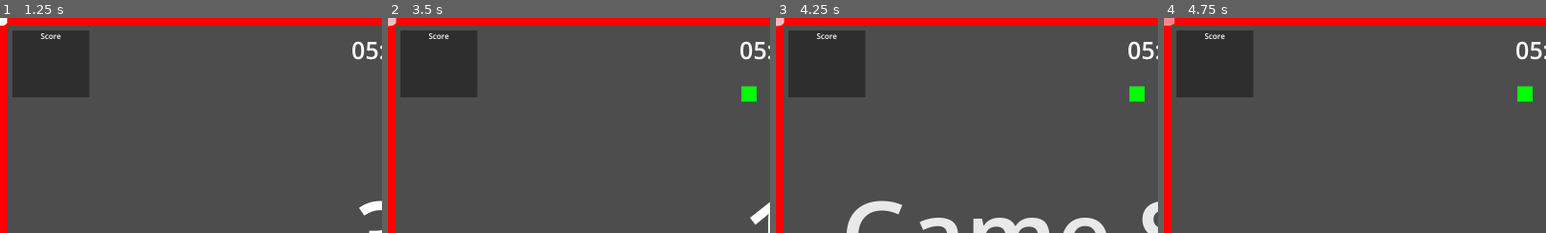
Above: before the commit, frames 1-4 (left to right).
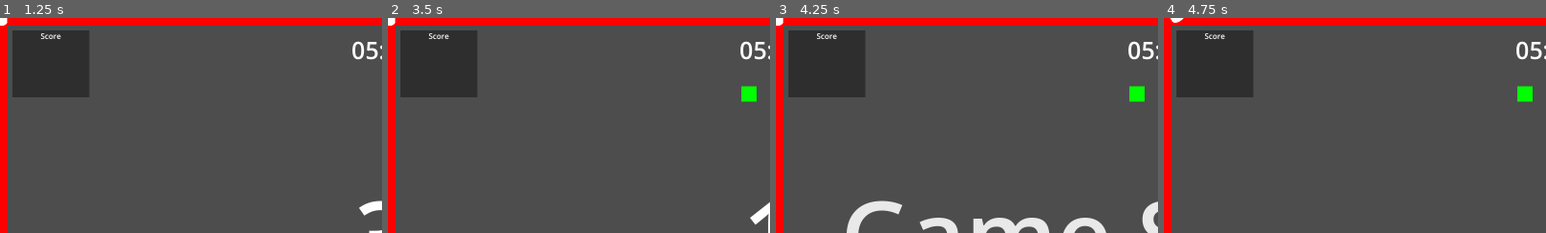
Above: after the commit, the same moments.

Repository: Ozymandias1/godot_snake_game
Game: Godot game, scene res://Scenes/Templates/game_level.tscn
The game is run twice, just before and just after one commit, with the same random seed, the same clock (stepped at 60 frames per second) and the same inputs. This scene is started directly instead of the project's main scene.
Inputs (mouse positions are % of the whole screen's width and height, from its top left):
- Up to frame 1 (1.25 s): click "Start Game" at 0.5 s
- Up to frame 2 (3.5 s): tap Enter at 1.25 s; move the mouse to (72, 45) at 1.27 s; hold D (Steer Right) 1.28-2.03 s; tap T (TestKey) at 1.35, 2.3, 2.85 s; click (72, 45) at 1.42 s; move the mouse to (30, 55) at 2.02 s; hold A (Steer Left) 2.03-2.78 s; tap W (Boost) at 2.1 s; move the mouse to (60, 28) at 2.77 s; hold D (Steer Right) from 2.78 s (still down)
- Up to frame 3 (4.25 s): keep holding D (Steer Right); tap Space at 3.5 s; move the mouse to (45, 70) at 3.52 s; tap T (TestKey) at 3.6 s; click (45, 70) at 3.67 s
- Up to frame 4 (4.75 s): move the mouse to (80, 65) at 4.27 s; release D (Steer Right) at 4.28 s; hold A (Steer Left) from 4.28 s (still down); hold W (Boost) from 4.28 s (still down); tap T (TestKey) at 4.55 s
The pictures show only the part of the screen within x 0-50%, y 0-50%; the shares and areas given below are measured in that part.

Frame 1 is identical in both runs. In frame 2, less than 0.1% of the frame differs, in the area x 0-3%, y 0-4%; in frame 3, less than 0.1%; in frame 4, 0.1%, in the area x 0-6%, y 0-4%.
Error before the commit: Invalid access to property or key 'name' on a base object of type 'Dictionary'. (res://Scripts/Player.gd:35)
Error after the commit: Invalid access to property or key 'name' on a base object of type 'Dictionary'. (res://Scripts/Player.gd:31)

Commit message:
서버 접속 종료시 게임 종료

Diff:
--- a/Scripts/GameLevel.gd
+++ b/Scripts/GameLevel.gd
@@ -70,7 +70,6 @@
 	# 점수판 제거
 	scores.erase(peer_id)
 	score_board_item_spawner.delete_scoreboard_item(peer_id)
-
 
 # 게임 시작 버튼
 func _on_btn_start_game_pressed() -> void:
--- a/Scripts/NetworkManager.gd
+++ b/Scripts/NetworkManager.gd
@@ -9,6 +9,7 @@
 func _ready() -> void:
 	multiplayer.connected_to_server.connect(self._on_connected_to_server)
 	multiplayer.peer_disconnected.connect(self._on_peer_disconnected)
+	multiplayer.server_disconnected.connect(self._on_server_disconnected)
 
 # 서버 접속 성공
 func _on_connected_to_server() -> void:
@@ -18,6 +19,12 @@
 # 플레이어 접속 해제 시그널
 func _on_peer_disconnected(peer_id: int) -> void:
 	self.on_player_disconnected.emit(peer_id)
+
+# 서버 접속 종료 시그널
+func _on_server_disconnected() -> void:
+	multiplayer.multiplayer_peer = null
+	OS.alert("서버가 게임을 종료하였습니다.", "게임종료")
+	get_tree().quit()
 
 # 접속한 피어로부터 플레이어 정보 수신
 @rpc("any_peer", "call_local")
--- a/Scripts/Player.gd
+++ b/Scripts/Player.gd
@@ -25,10 +25,6 @@
 # 업데이트
 func _process(_delta: float) -> void:
 	name_tag_root.global_position = head.global_position + (Vector2.UP * 16)
-
-	# 테스트
-	if is_multiplayer_authority() and Input.is_action_just_released("TestKey"):
-		self.reset()
 
 # 플레이어 초기화
 func initialize(player_data: Dictionary, state: Dictionary) -> void:
